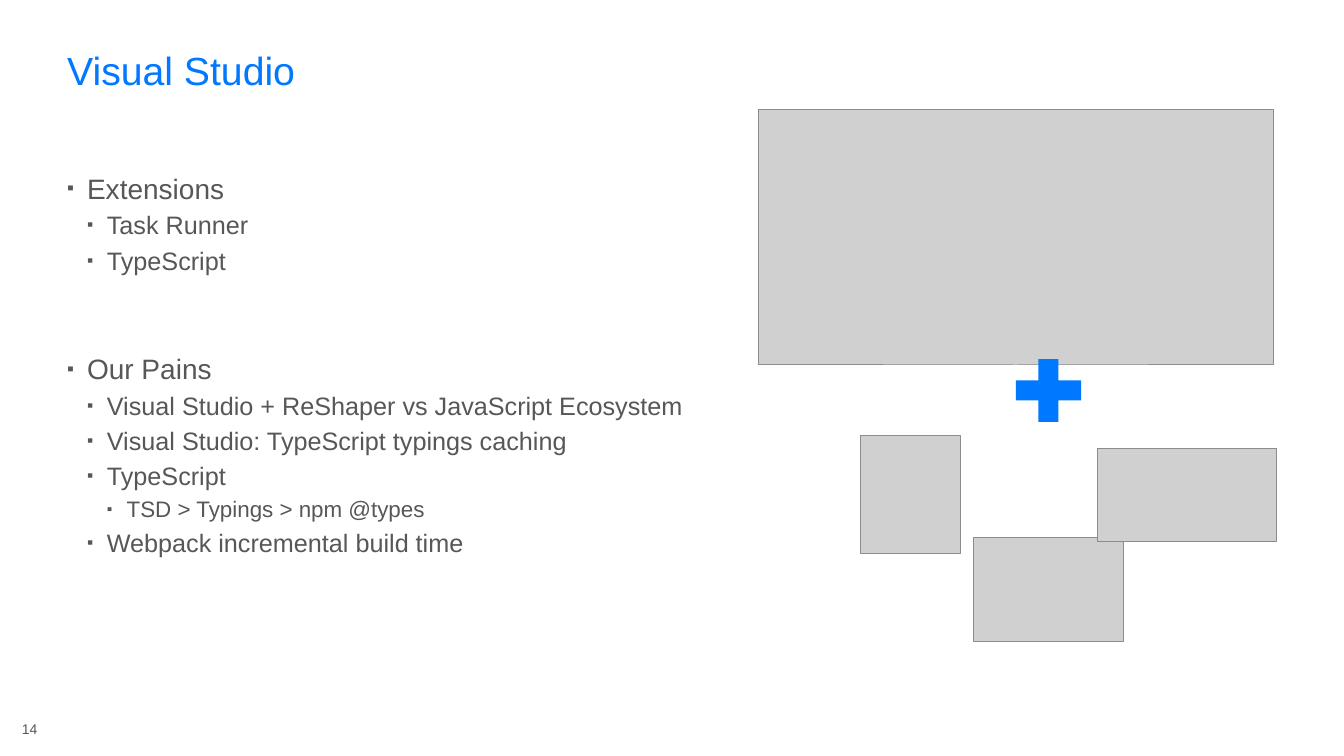
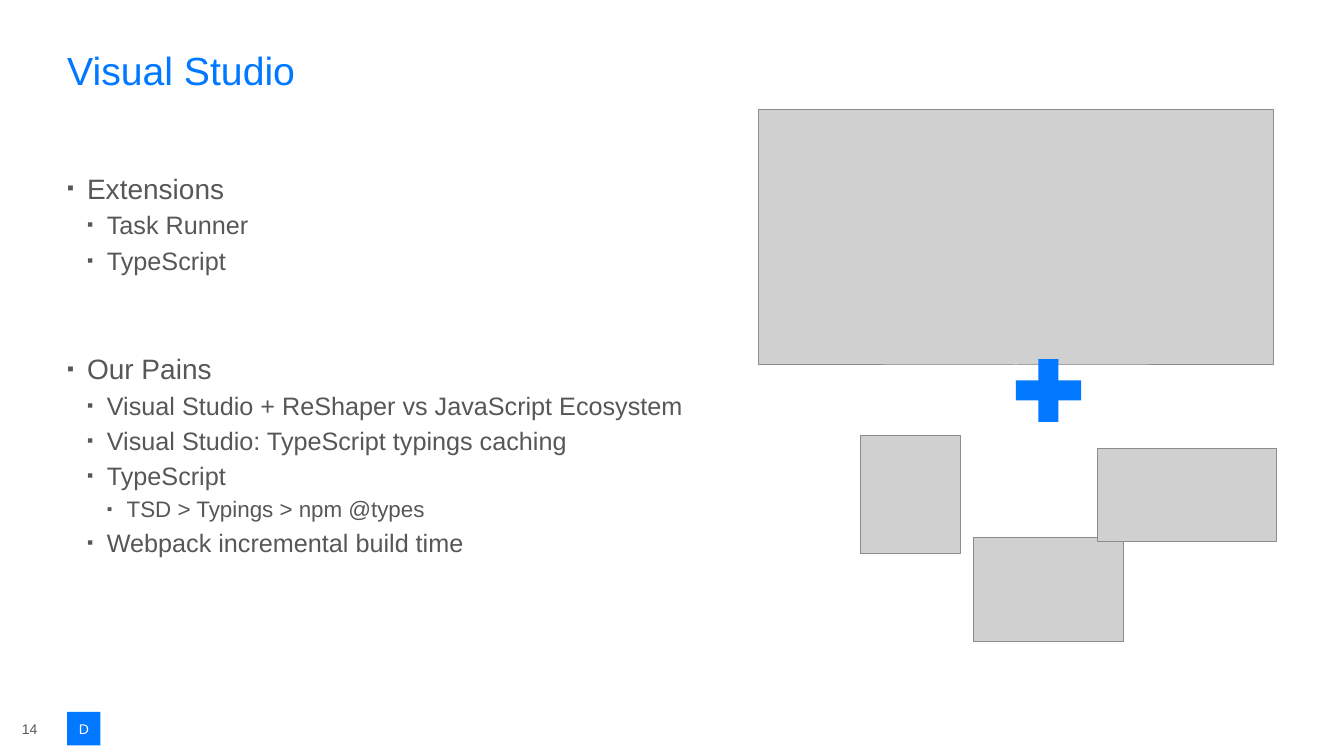
Before and after one commit to rasmuskl/react-webpack-typescript, a slide deck: slide 14 of _notes/Presentation.pptx. Drawn at 1344x756 pixels with LibreOffice and Linux fonts; fonts in the diff are those of the drawing; grey boxes stand for pictures; background and template pictures are left out. Boxes give left, top, right and bottom in pixels: in the first picture for what was removed or moved away, otherwise in the second. Text is boxed around its words. In the diff, an @@ line names an element or a change of style, - is before the commit and + after.

```diff
--- a/_notes/Presentation.pptx
+++ b/_notes/Presentation.pptx
@@ rectangle added at [68,712,101,745], fill #0078FF, 10 pt, text #FFFFFF @@
+D
```
Also in this commit, not shown: 7 other slides changed, 3 other files.
